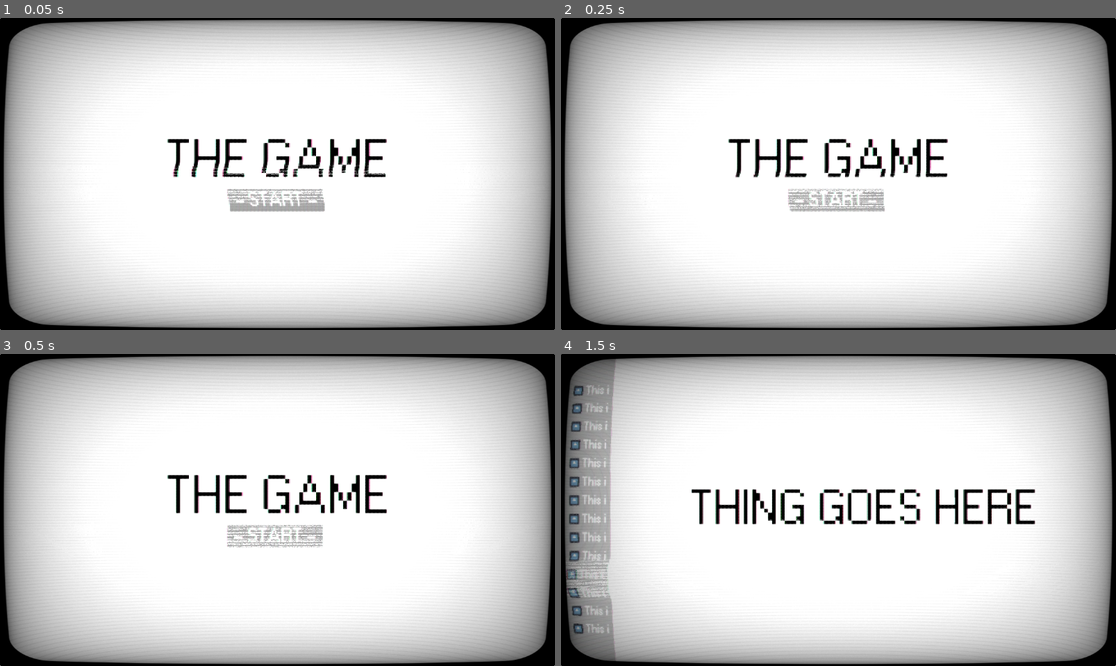
Above: before the commit, frames 1-4 (two rows, left to right).
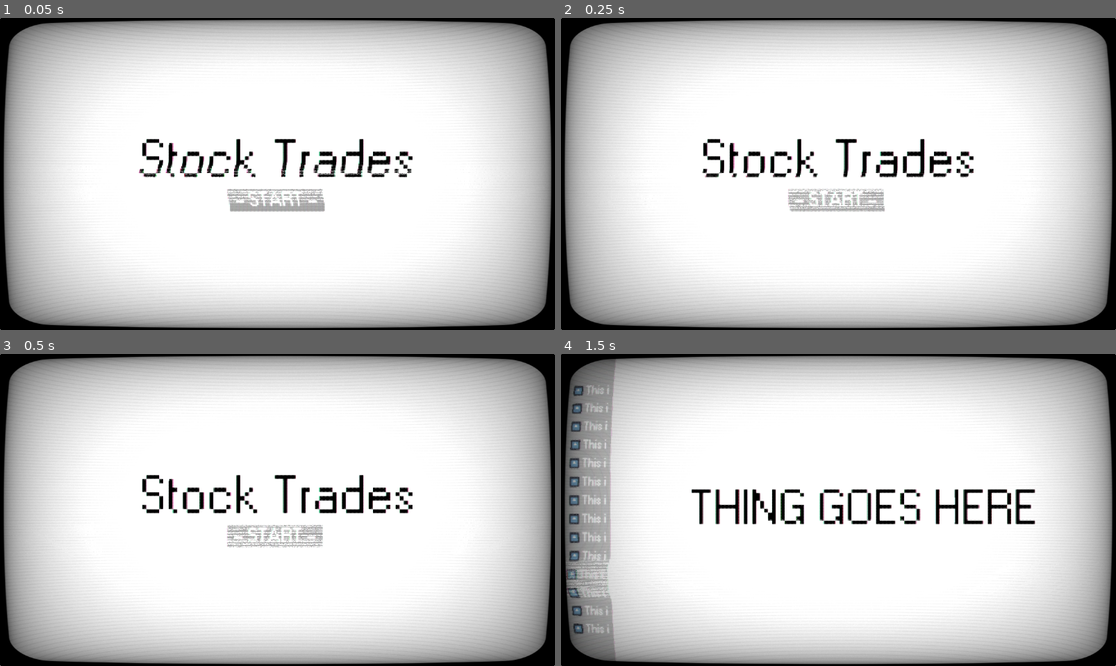
Above: after the commit, the same moments.

Repository: Shuflduf/Stock-Trading-Game
Game: Godot game, scene res://Scenes/main.tscn
The game is run twice, just before and just after one commit, with the same random seed, the same clock (stepped at 60 frames per second) and the same inputs. The engine's default icon, where the game draws it, is replaced by a stand-in: a white triangle on a blue panel in a dark square.
Inputs (mouse positions are in pixels of both pictures, inside the frame that each line leads up to):
- Up to frame 1 (0.05 s): no input
- Up to frame 2 (0.25 s): no input
- Up to frame 3 (0.5 s): no input
- Up to frame 4 (1.5 s): click "- START -" at 0.5 s; move the mouse to (605, 510) at 1.27 s; click (605, 510) at 1.42 s

The runs differ from the first frame. In frame 1, 2.8% of the frame differs, in the area x 25-75%, y 38-52%; in frame 2, 2.8%; in frame 3, 2.9%; in frame 4, nothing differs.

Commit message:
update main menu to be more accurate to source

Diff:
--- a/Scenes/main_menu.tscn
+++ b/Scenes/main_menu.tscn
@@ -46,7 +46,7 @@
 
 [node name="Label" type="Label" parent="VBoxContainer"]
 layout_mode = 2
-text = "THE GAME"
+text = "Stock Trades"
 label_settings = SubResource("LabelSettings_k0nuh")
 horizontal_alignment = 1
 
